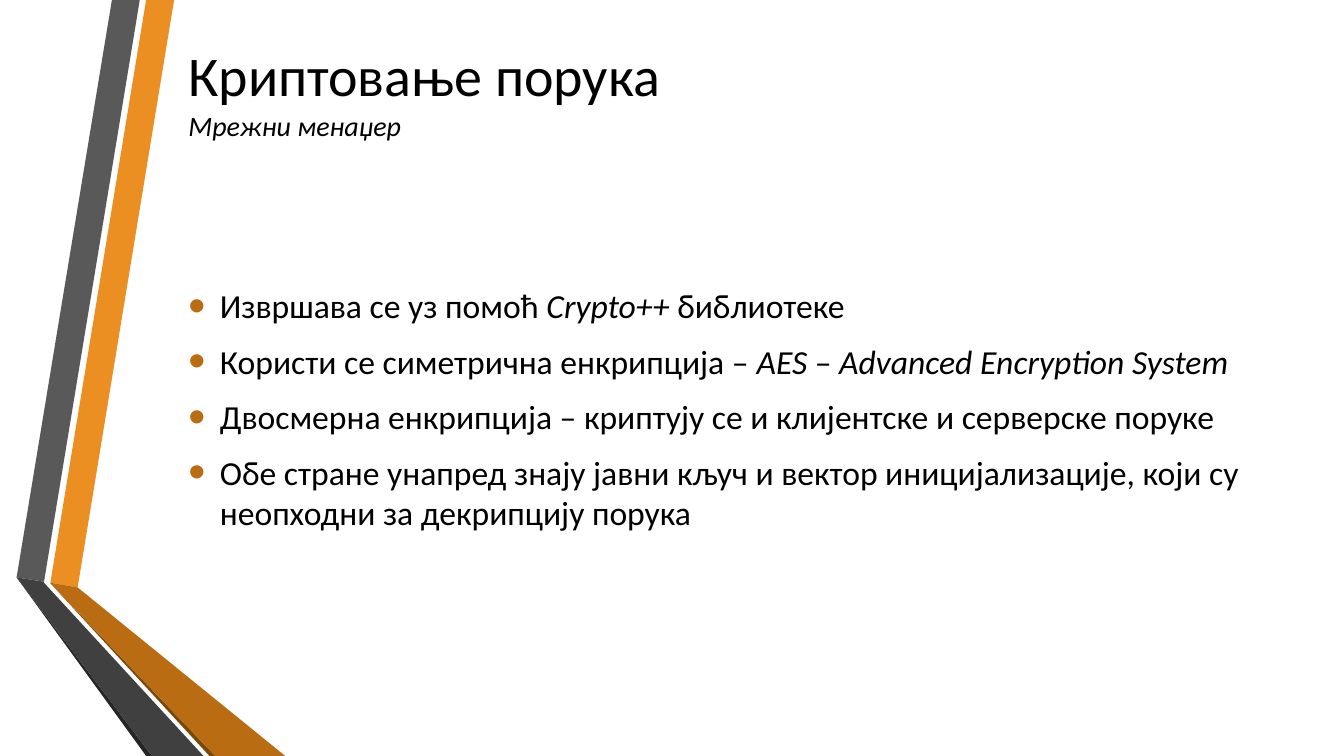
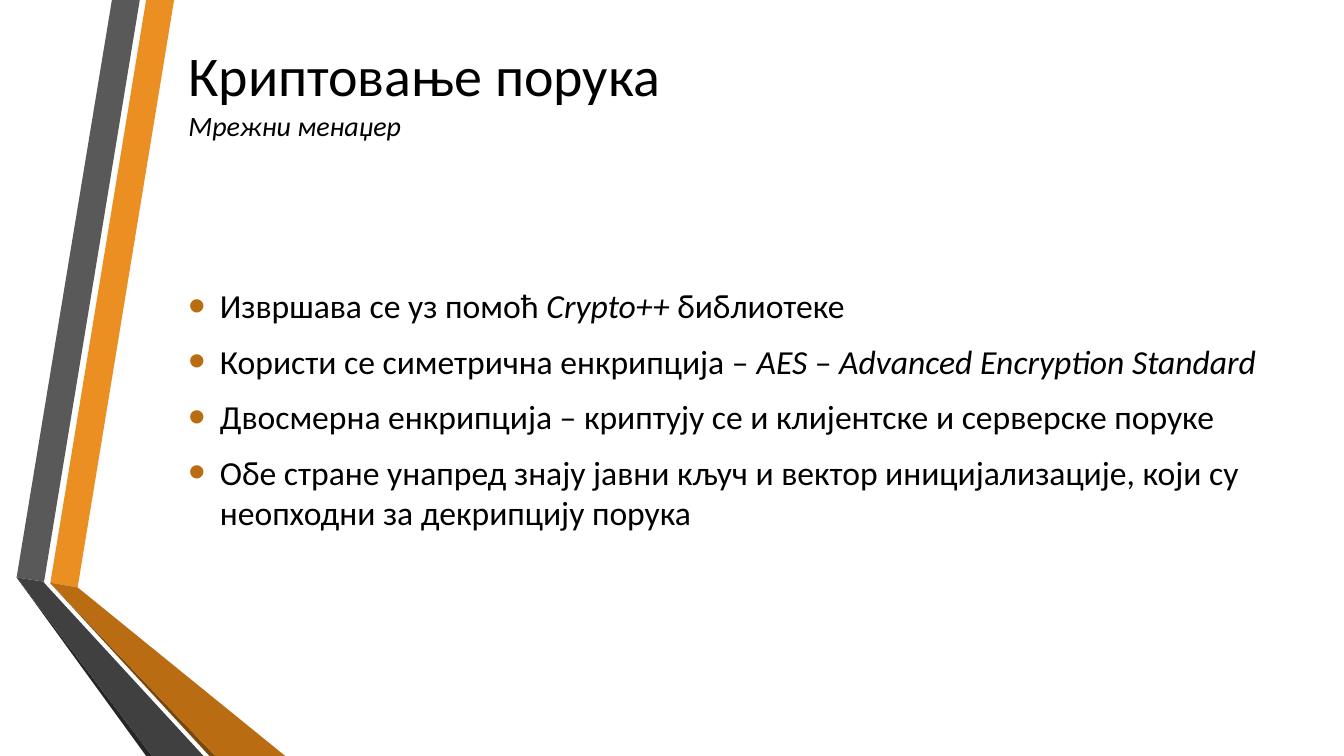
Before and after one commit to jovanSlavujevic96/MSc_RtspStreaming_Cpp, a slide deck: slide 21 of doc/prezentacija_master_e1-12_2020.pptx (slide 22 before the commit). Drawn at 1344x756 pixels with LibreOffice and Linux fonts; fonts in the diff are those of the drawing; background and template pictures are left out. Boxes give left, top, right and bottom in pixels: in the first picture for what was removed or moved away, otherwise in the second. Text is boxed around its words. In the diff, an @@ line names an element or a change of style, - is before the commit and + after.

```diff
--- a/doc/prezentacija_master_e1-12_2020.pptx
+++ b/doc/prezentacija_master_e1-12_2020.pptx
@@ text at (220, 350, 1256, 380): text changed @@
-• Користи се симетрична енкрипција – AES – Advanced Encryption System
+• Користи се симетрична енкрипција – AES – Advanced Encryption Standard
```
Also in this commit, not shown: 4 other slides changed, 1 slide added, 2 slides removed, 1 other file.
